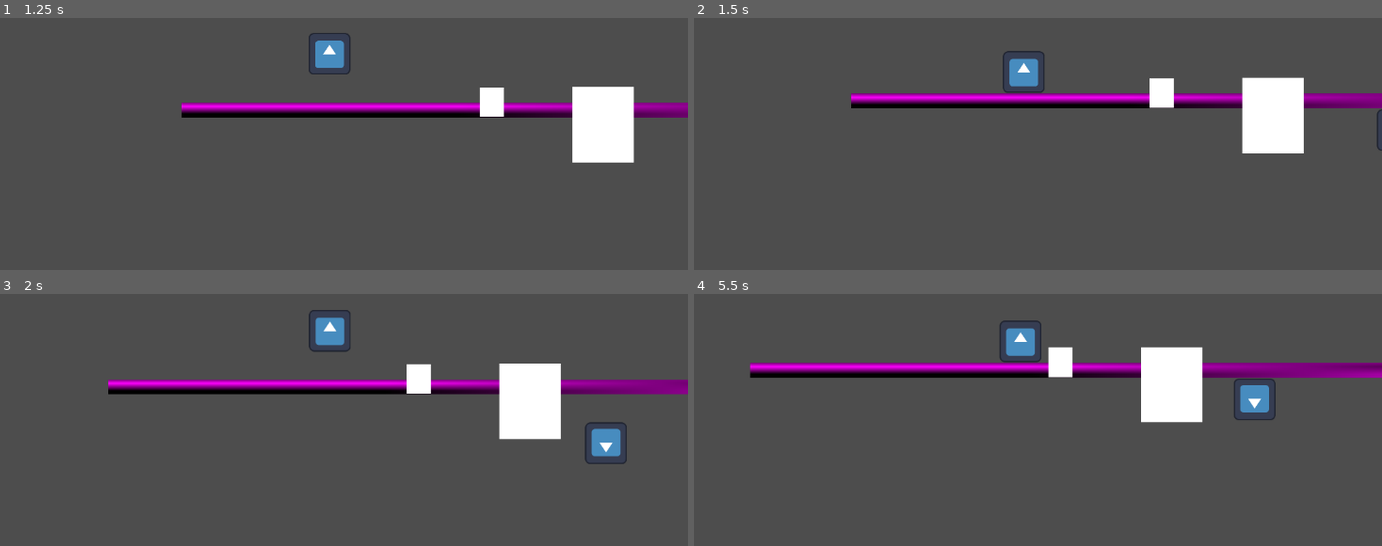
Above: before the commit, frames 1-4 (two rows, left to right).
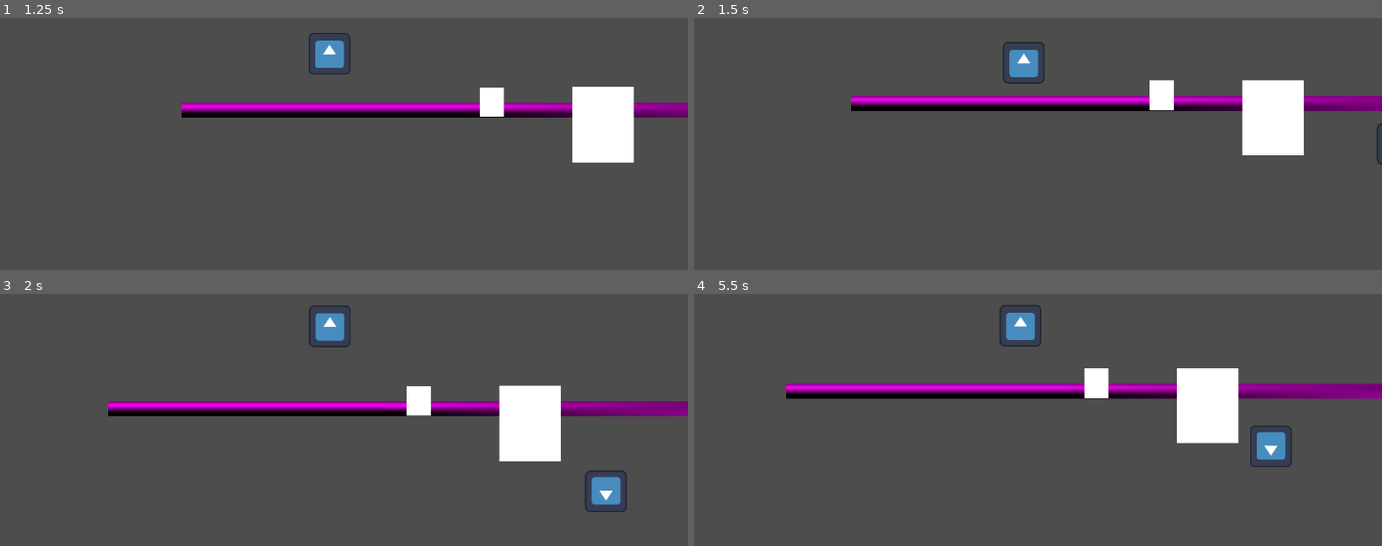
Above: after the commit, the same moments.

Repository: byKrem/Slimeflection
Game: Godot game, scene res://scenes/worlds/test_world.tscn
The game is run twice, just before and just after one commit, with the same random seed, the same clock (stepped at 60 frames per second) and the same inputs. The engine's default icon, where the game draws it, is replaced by a stand-in: a white triangle on a blue panel in a dark square.
Inputs:
- Up to frame 1 (1.25 s): hold D (move_right) from 0.53 s (still down); tap S (drop) at 0.6 s; tap Space (jump) at 0.77 s
- Up to frame 2 (1.5 s): keep holding D (move_right); tap S (drop) at 1.35 s
- Up to frame 3 (2 s): keep holding D (move_right); tap Space (jump) at 1.52 s
- Up to frame 4 (5.5 s): release D (move_right) at 2.03 s; hold A (move_left) 2.03-2.78 s; tap S (drop) every 0.75 s from 2.1 to 5.1 s; hold D (move_right) 2.78-4.28 s; tap Space (jump) at 3.02, 3.77, 4.52 s; hold A (move_left) 4.28-5.03 s; hold D (move_right) from 5.03 s (still down)

Frame 1 is identical in both runs. In frame 2, 4.3% of the frame differs, in the area x 22-100%, y 9-59%; in frame 3, 13%; in frame 4, 15%, in the area x 8-100%, y 4-69%.

Commit message:
Completed movement code for player and reflection

Diff:
--- a/reflectedPlayer.gd
+++ b/reflectedPlayer.gd
@@ -3,20 +3,37 @@
 const SPEED = 300
 const JUMP_SPEED = -400
 
+@onready var player = $"../../Player"
+var player_collide: Vector2 = Vector2(0,0)
+var is_in_drop = false
+
 var gravity = ProjectSettings.get_setting("physics/2d/default_gravity")
 
 func _physics_process(delta: float) -> void:
-
 	if !is_on_floor():
 		velocity.y -= gravity * delta
+
+	if is_in_drop and is_on_floor():
+		is_in_drop = false
+		velocity.y -= JUMP_SPEED * 1.4
 
 	if Input.is_action_just_pressed("jump") and is_on_floor():
 		velocity.y -= JUMP_SPEED
 
 	if Input.is_action_just_pressed("drop") and !is_on_floor():
 		velocity.y += JUMP_SPEED * 3
+		is_in_drop = true
 
 	var direction = Input.get_axis("move_right","move_left")
+
 	velocity.x = direction * SPEED
 
+	if player_collide.x != 0:
+		velocity.x = 0
+
 	move_and_slide()
+	if get_slide_collision_count() == 0:
+		player.reflect_colide = Vector2(0,0)
+	for i in get_slide_collision_count():
+		var collition = get_slide_collision(i)
+		player.reflect_colide = collition.get_normal()
--- a/scenes/PlayerData/player.gd
+++ b/scenes/PlayerData/player.gd
@@ -2,6 +2,10 @@
 
 const SPEED = 300
 const JUMP_SPEED = -400
+
+@onready var reflection = $"../MirrorPoint/Reflection"
+var reflect_colide: Vector2 = Vector2(0,0)
+var is_in_drop = false
 
 var gravity = ProjectSettings.get_setting("physics/2d/default_gravity")
 
@@ -9,13 +13,27 @@
 	if !is_on_floor():
 		velocity.y += gravity * delta
 
+	if is_in_drop and is_on_floor():
+		is_in_drop = false
+		velocity.y = JUMP_SPEED * 1.4
+
 	if Input.is_action_just_pressed("jump") and is_on_floor():
 		velocity.y = JUMP_SPEED
 
 	if Input.is_action_just_pressed("drop") and !is_on_floor():
 		velocity.y = -JUMP_SPEED * 3
+		is_in_drop = true
 
 	var direction = Input.get_axis("move_left","move_right")
+
 	velocity.x = direction * SPEED
 
+	if reflect_colide.x != 0:
+		velocity.x = 0
+
 	move_and_slide()
+	if get_slide_collision_count() == 0:
+		reflection.player_collide = Vector2(0,0)
+	for i in get_slide_collision_count():
+		var collition = get_slide_collision(i)
+		reflection.player_collide = collition.get_normal()
--- a/scenes/worlds/test_world.tscn
+++ b/scenes/worlds/test_world.tscn
@@ -78,7 +78,6 @@
 script = ExtResource("3_havs6")
 
 [node name="Reflection" type="CharacterBody2D" parent="MirrorPoint"]
-position = Vector2(-622, 152)
 up_direction = Vector2(0, 1)
 script = ExtResource("3_wk3yy")
 
Not shown, added: .gitignore
